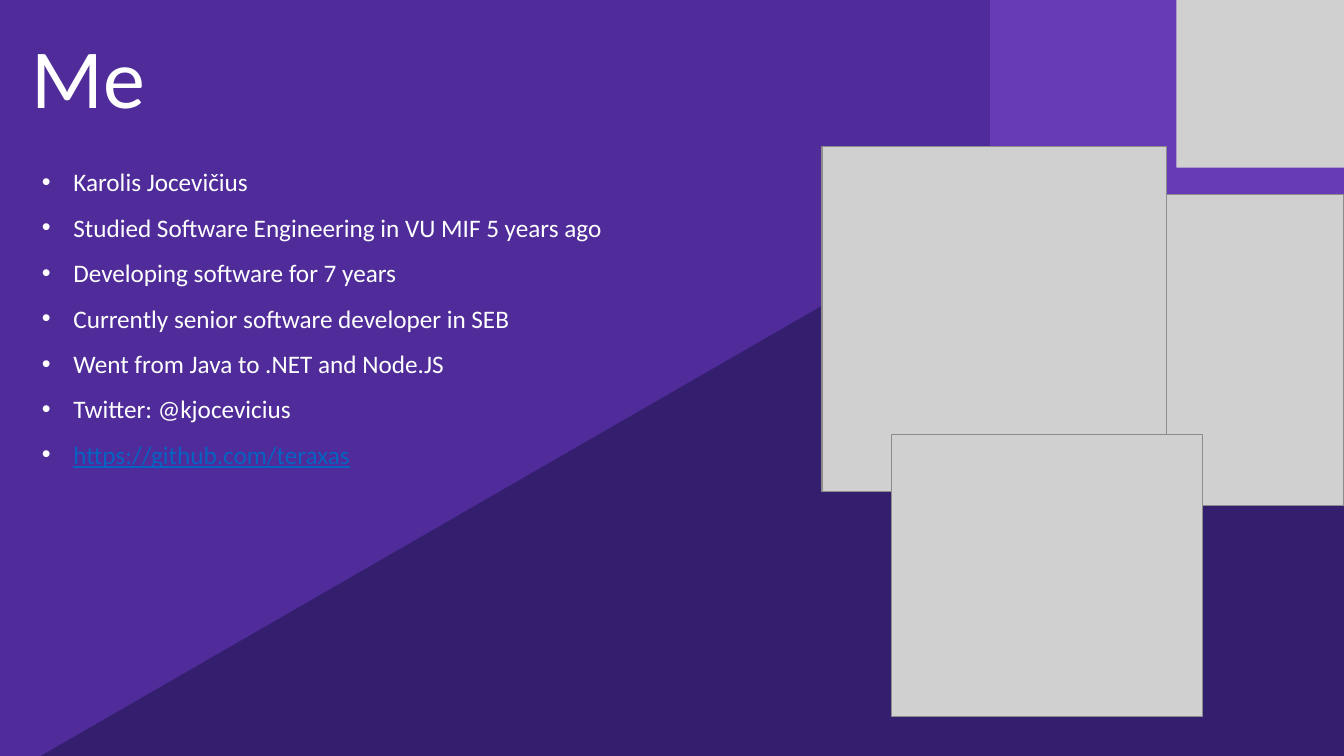
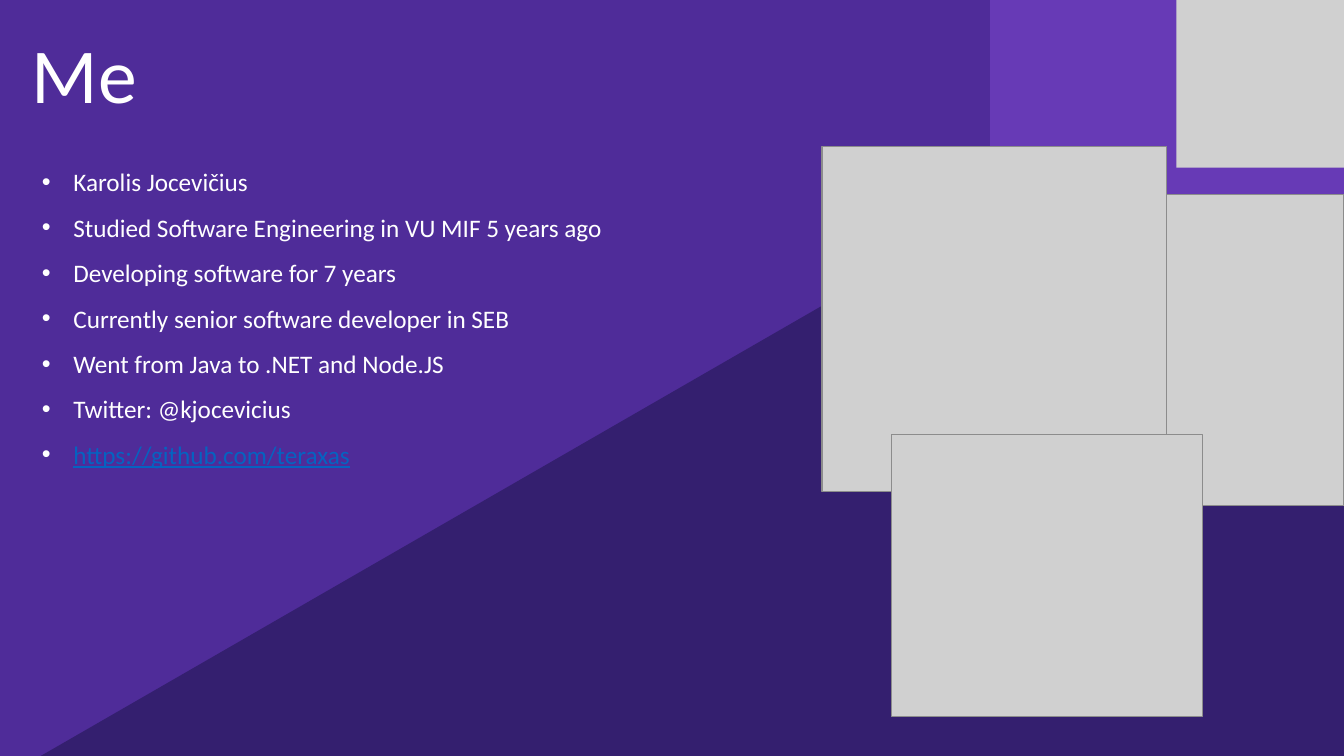
Before and after one commit to kjocevicius/nodejs-demo, a slide deck: slide 2 of nodejs.pptx. Drawn at 1344x756 pixels with LibreOffice and Linux fonts; fonts in the diff are those of the drawing; grey boxes stand for pictures. Boxes give left, top, right and bottom in pixels: in the first picture for what was removed or moved away, otherwise in the second. Text is boxed around its words. In the diff, an @@ line names an element or a change of style, - is before the commit and + after.

```diff
--- a/nodejs.pptx
+++ b/nodejs.pptx
@@ text "Me" at <box>32,53,137,104</box>: size 60 to 55.5 pt; line spacing 0.9 to 0.8 @@
```
Also in this commit, not shown: 13 other slides changed, 1 slide added.
